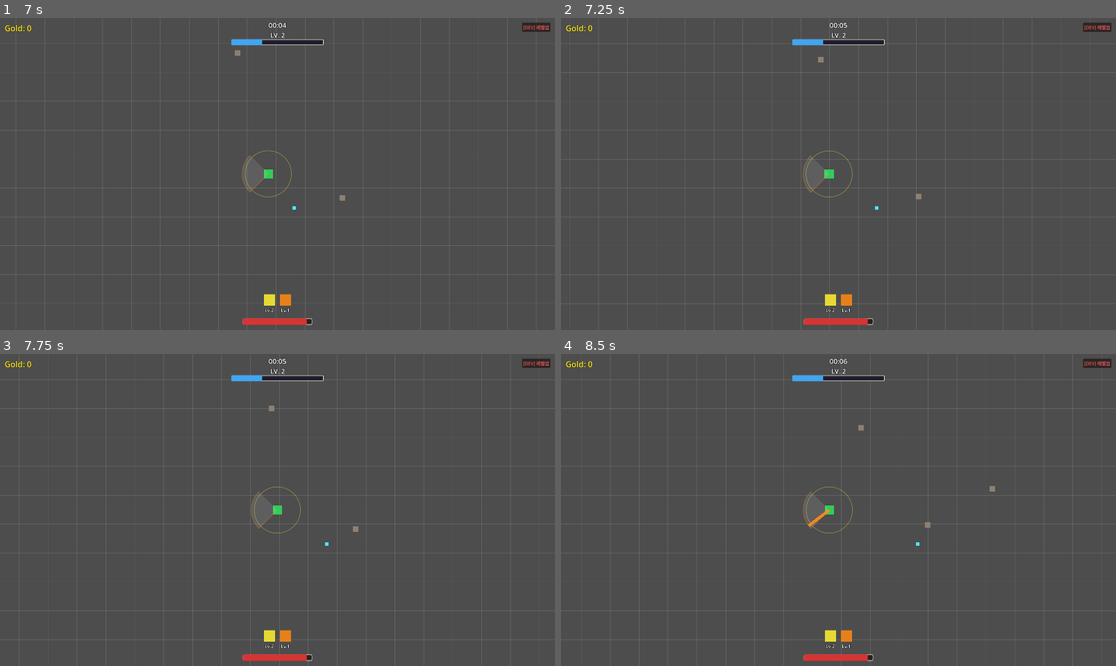
Above: before the commit, frames 1-4 (two rows, left to right).
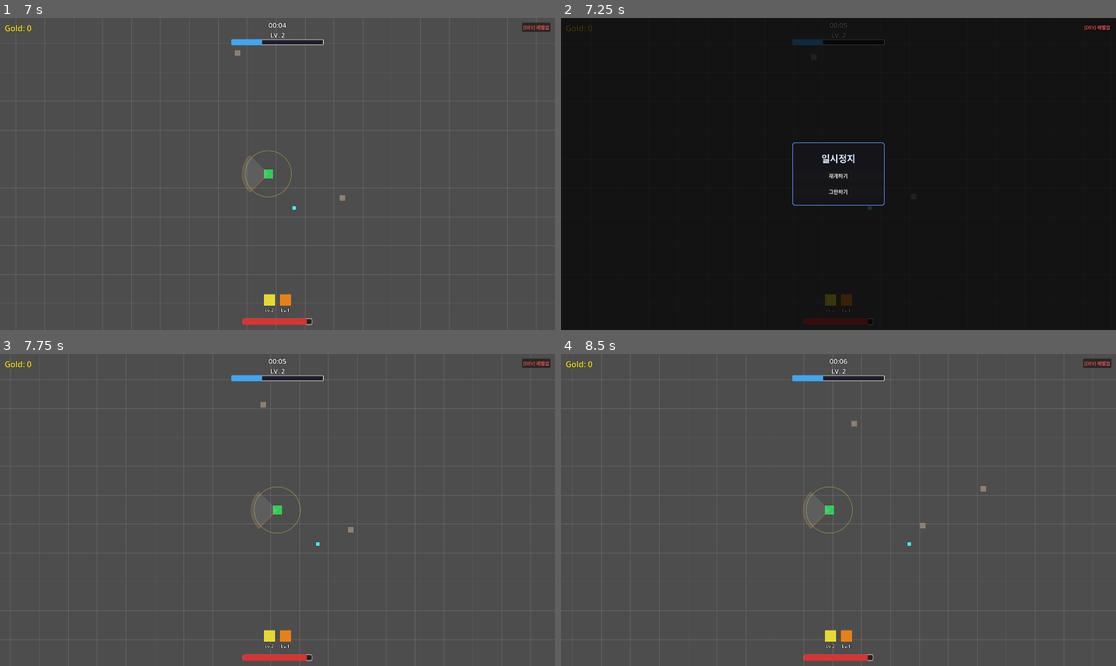
Above: after the commit, the same moments.

Repository: seunnna7/DinoSurvivor
Game: Godot game, scene res://scenes/main/MainMenu.tscn
Same seed, same stepped clock (60 frames per second), same inputs: the game is played once before the commit and once after it.
Inputs (mouse positions are in pixels of both pictures, inside the frame that each line leads up to):
- Up to frame 1 (7 s): click "게임 시작" at 0.5 s; click "게임 시작" at 1.25 s; click "[DEV] 레벨업" at 2 s; click (210, 174) at 2.75 s; hold Right (ui_right) 3.53-4.28 s; tap Enter at 4.25, 6.5 s; hold Down (ui_down) 4.28-5.03 s; tap Space at 5 s; hold Right (ui_right) 5.03-5.78 s; hold Up (ui_up) 5.78-6.53 s; hold Left (ui_left) from 6.53 s (still down)
- Up to frame 2 (7.25 s): keep holding Left (ui_left); tap Escape (ui_cancel) at 7.15 s
- Up to frame 3 (7.75 s): release Left (ui_left) at 7.25 s; click (277, 513) at 7.25 s, where only the run after the commit has a clickable "재개하기"
- Up to frame 4 (8.5 s): hold Left (ui_left) from 8.03 s (still down)

Frame 1 is identical in both runs. In frame 2, 100% of the frame differs, in the area x 0-100%, y 0-100%; in frame 3, less than 0.1%; in frame 4, 0.2%.

Commit message:
일시정지 메뉴 구현

Diff:
--- a/dino-survivor-develop/scenes/ui/GameUI.tscn
+++ b/dino-survivor-develop/scenes/ui/GameUI.tscn
@@ -8,6 +8,7 @@
 [ext_resource type="PackedScene" path="res://scenes/ui/LevelHUD.tscn" id="6"]
 [ext_resource type="PackedScene" path="res://scenes/ui/SurvivalTimerHUD.tscn" id="7"]
 [ext_resource type="PackedScene" path="res://scenes/ui/EvolutionChoiceUI.tscn" id="8"]
+[ext_resource type="PackedScene" path="res://scenes/ui/PauseMenuUI.tscn" id="9"]
 
 [node name="GameUI" type="CanvasLayer"]
 
@@ -26,3 +27,5 @@
 [node name="LevelHUD" parent="." instance=ExtResource("6")]
 
 [node name="SurvivalTimerHUD" parent="." instance=ExtResource("7")]
+
+[node name="PauseMenuUI" parent="." instance=ExtResource("9")]
--- /dev/null
+++ b/dino-survivor-develop/scenes/ui/PauseMenuUI.tscn
@@ -0,0 +1,67 @@
+[gd_scene load_steps=3 format=3]
+
+[ext_resource type="Script" path="res://scripts/ui/pause_menu_ui.gd" id="1"]
+
+[sub_resource type="StyleBoxFlat" id="StyleBoxFlat_panel"]
+bg_color = Color(0.08, 0.08, 0.1, 0.97)
+border_width_left = 3
+border_width_top = 3
+border_width_right = 3
+border_width_bottom = 3
+border_color = Color(0.3, 0.5, 0.85, 1)
+corner_radius_top_left = 10
+corner_radius_top_right = 10
+corner_radius_bottom_right = 10
+corner_radius_bottom_left = 10
+
+[node name="PauseMenuUI" type="Control"]
+anchors_preset = 15
+anchor_right = 1.0
+anchor_bottom = 1.0
+grow_horizontal = 2
+grow_vertical = 2
+visible = false
+script = ExtResource("1")
+
+[node name="DimBackground" type="ColorRect" parent="."]
+layout_mode = 1
+anchors_preset = 15
+anchor_right = 1.0
+anchor_bottom = 1.0
+grow_horizontal = 2
+grow_vertical = 2
+color = Color(0, 0, 0, 0.75)
+
+[node name="Panel" type="PanelContainer" parent="."]
+layout_mode = 1
+anchors_preset = 8
+anchor_left = 0.5
+anchor_top = 0.5
+anchor_right = 0.5
+anchor_bottom = 0.5
+grow_horizontal = 2
+grow_vertical = 2
+custom_minimum_size = Vector2(320, 220)
+theme_override_styles/panel = SubResource("StyleBoxFlat_panel")
+
+[node name="VBox" type="VBoxContainer" parent="Panel"]
+layout_mode = 2
+theme_override_constants/separation = 20
+alignment = 1
+
+[node name="TitleLabel" type="Label" parent="Panel/VBox"]
+layout_mode = 2
+theme_override_colors/font_color = Color(0.85, 0.9, 1, 1)
+theme_override_font_sizes/font_size = 32
+horizontal_alignment = 1
+text = "일시정지"
+
+[node name="ResumeButton" type="Button" parent="Panel/VBox"]
+layout_mode = 2
+theme_override_font_sizes/font_size = 18
+text = "재개하기"
+
+[node name="QuitButton" type="Button" parent="Panel/VBox"]
+layout_mode = 2
+theme_override_font_sizes/font_size = 18
+text = "그만하기"
--- /dev/null
+++ b/dino-survivor-develop/scripts/ui/pause_menu_ui.gd
@@ -0,0 +1,48 @@
+extends Control
+## ESC 키(ui_cancel)로 게임을 일시정지/재개합니다.
+## process_mode = ALWAYS라 일시정지 중에도 이 노드 자신은 입력(ESC, 버튼 클릭)을 받을 수 있습니다.
+## 레벨업/진화 카드 등 다른 팝업이 이미 게임을 일시정지시켜 놓은 동안에는 ESC를 무시해서
+## 그 팝업을 강제로 닫아버리지 않게 합니다.
+
+@onready var resume_button: Button = $Panel/VBox/ResumeButton
+@onready var quit_button: Button = $Panel/VBox/QuitButton
+
+var _is_open: bool = false
+
+func _ready() -> void:
+	process_mode = Node.PROCESS_MODE_ALWAYS
+	visible = false
+	resume_button.pressed.connect(_on_resume_pressed)
+	quit_button.pressed.connect(_on_quit_pressed)
+
+func _unhandled_input(event: InputEvent) -> void:
+	if not event.is_action_pressed("ui_cancel"):
+		return
+	if RunState.is_game_over:
+		return
+	if _is_open:
+		_close()
+	elif not get_tree().paused:
+		_open()
+	get_viewport().set_input_as_handled()
+
+func _open() -> void:
+	visible = true
+	_is_open = true
+	get_tree().paused = true
+
+func _close() -> void:
+	visible = false
+	_is_open = false
+	get_tree().paused = false
+
+func _on_resume_pressed() -> void:
+	_close()
+
+## '그만하기': 일시정지 메뉴를 닫고 플레이어의 died 신호를 직접 울려 GameOverUI의
+## 기존 사망 처리 로직(is_game_over, 골드 합산, 결과창 표시)을 그대로 재사용합니다.
+func _on_quit_pressed() -> void:
+	_close()
+	var player := get_tree().get_first_node_in_group("player") as Player
+	if player != null:
+		player.died.emit()
Not shown: 1 places in dino-survivor-develop/scenes/ui/GameUI.tscn that only renumber resources
Not shown, added: dino-survivor-develop/scripts/ui/pause_menu_ui.gd.uid
